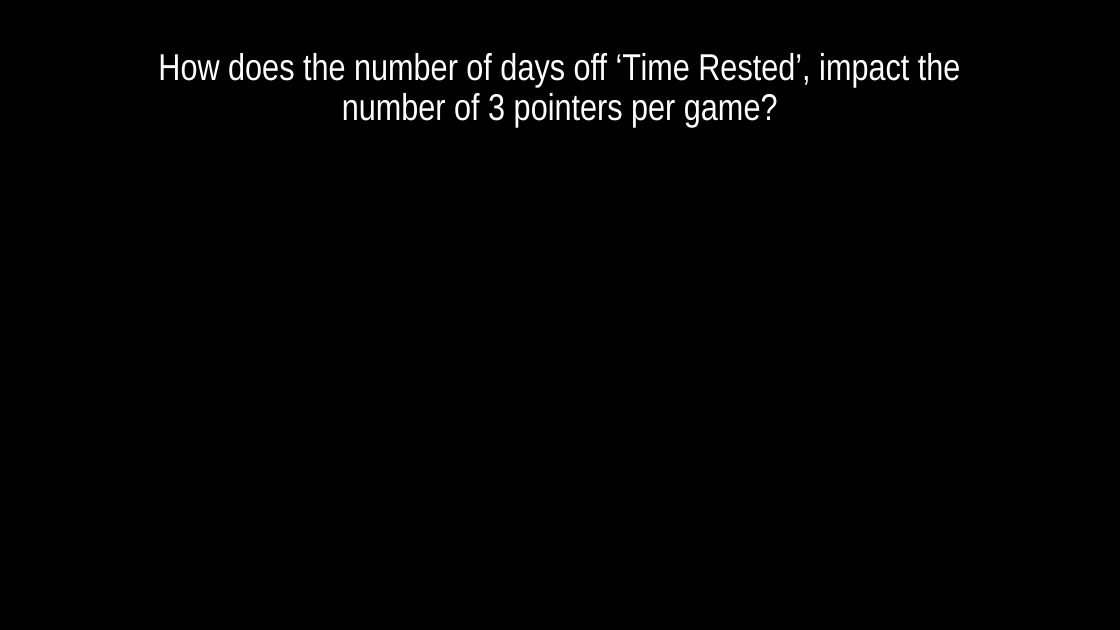
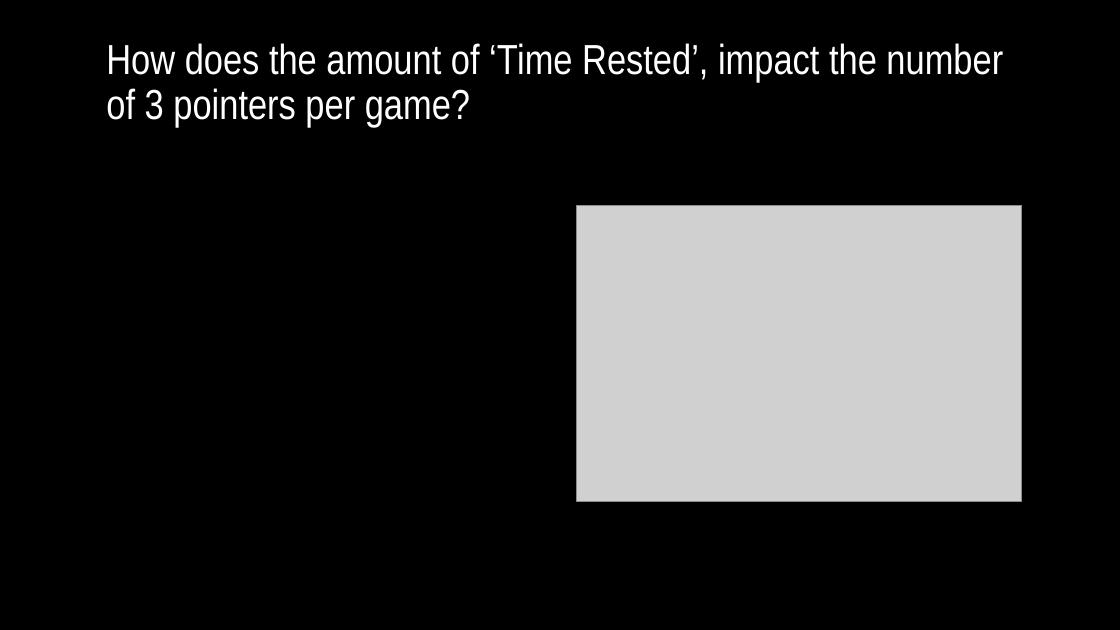
Before and after one commit to jferna73/project-one-, a slide deck: slide 9 of How to feed a hungry pack of Raptors.pptx (slide 8 before the commit). Drawn at 1120x630 pixels with LibreOffice and Linux fonts; fonts in the diff are those of the drawing; grey boxes stand for pictures; background and template pictures are left out. Boxes give left, top, right and bottom in pixels: in the first picture for what was removed or moved away, otherwise in the second. Text is boxed around its words. In the diff, an @@ line names an element or a change of style, - is before the commit and + after.

```diff
--- a/How to feed a hungry pack of Raptors.pptx
+++ b/How to feed a hungry pack of Raptors.pptx
@@ title at (x1=106, y1=43, x2=1003, y2=128): text changed; size 32 to 36 pt @@
-How does the number of days off ‘Time Rested’, impact the number of 3 pointers per game?
+How does the amount of ‘Time Rested’, impact the number of 3 pointers per game?
@@ picture added at (x1=577, y1=205, x2=1023, y2=502) @@
```
Also in this commit, not shown: 6 other slides changed, 2 slides added, 1 slide removed.
